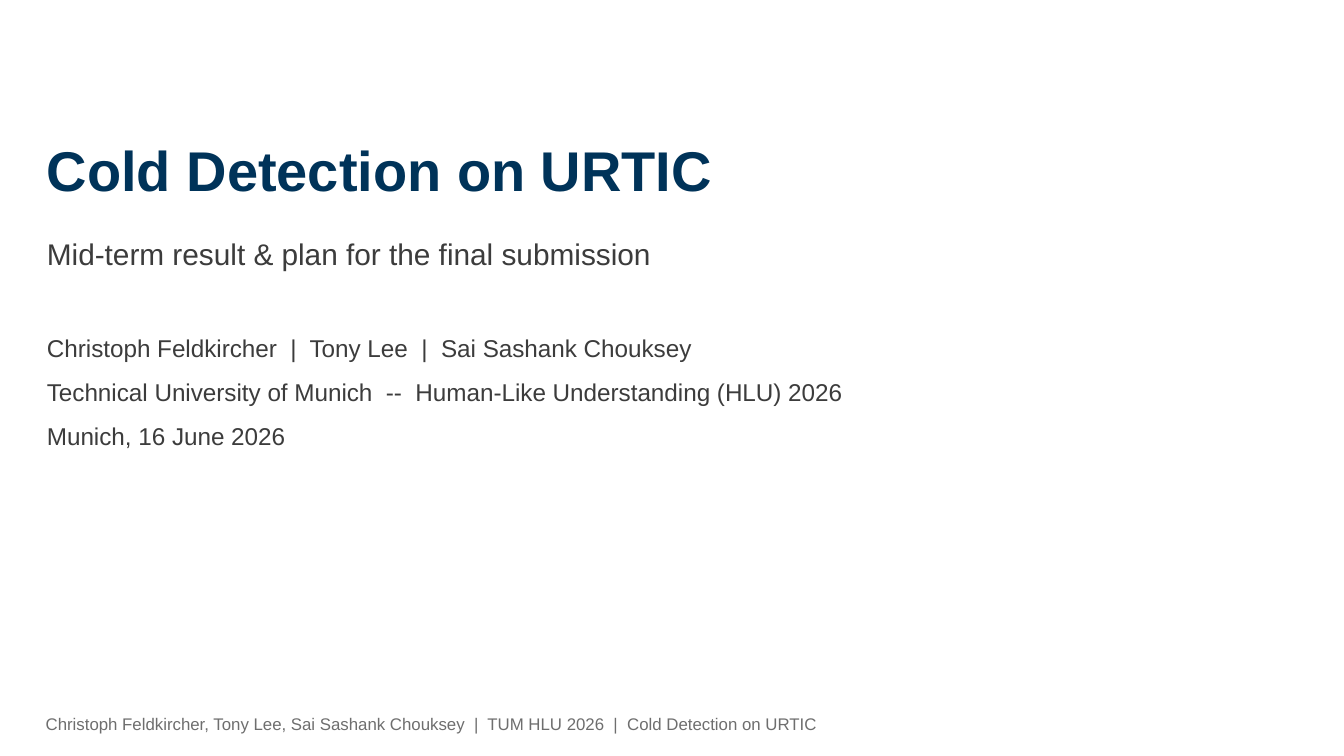
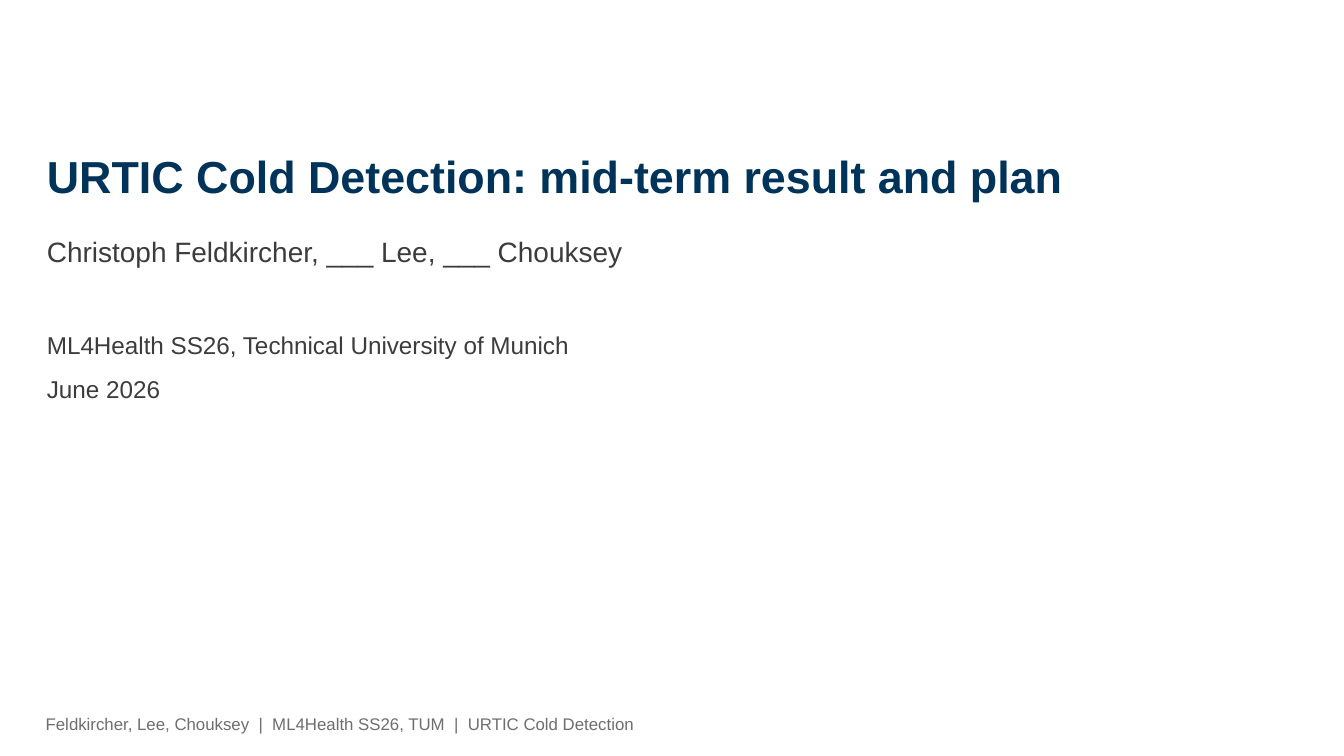
Before and after one commit to chrisfeldkircher/AI-For-Health, a slide deck: slide 1 of presentation/MidTerm_Postmortem_FINAL_PLAN.pptx. Drawn at 1344x756 pixels with LibreOffice and Linux fonts; fonts in the diff are those of the drawing; background and template pictures are left out. Boxes give left, top, right and bottom in pixels: in the first picture for what was removed or moved away, otherwise in the second. Text is boxed around its words. In the diff, an @@ line names an element or a change of style, - is before the commit and + after.

```diff
--- a/presentation/MidTerm_Postmortem_FINAL_PLAN.pptx
+++ b/presentation/MidTerm_Postmortem_FINAL_PLAN.pptx
@@ title at [47,160,1062,202]: text changed; size 30 to 24 pt @@
-Cold Detection on URTIC
+URTIC Cold Detection: mid-term result and plan
@@ text at [47,241,622,399]: text changed @@
-Mid-term result & plan for the final submission
-Christoph Feldkircher | Tony Lee | Sai Sashank Chouksey
-Technical University of Munich -- Human-Like Understanding (HLU) 2026
-Munich, 16 June 2026
+Christoph Feldkircher, ___ Lee, ___ Chouksey
+ML4Health SS26, Technical University of Munich
+June 2026
@@ text at [46,718,634,734]: text changed @@
-Christoph Feldkircher, Tony Lee, Sai Sashank Chouksey | TUM HLU 2026 | Cold Detection on URTIC
+Feldkircher, Lee, Chouksey | ML4Health SS26, TUM | URTIC Cold Detection
```
Also in this commit, not shown: 2 other slides changed, 4 slides added, 4 slides removed, 21 other files.
